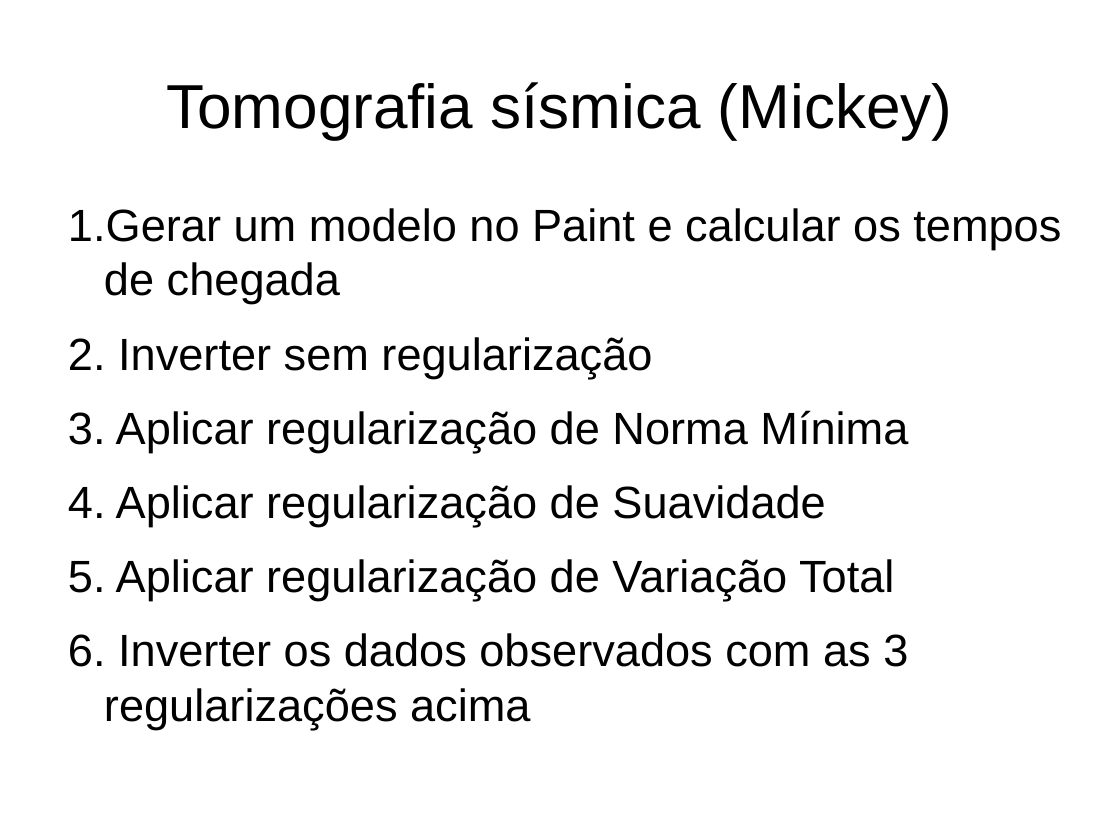
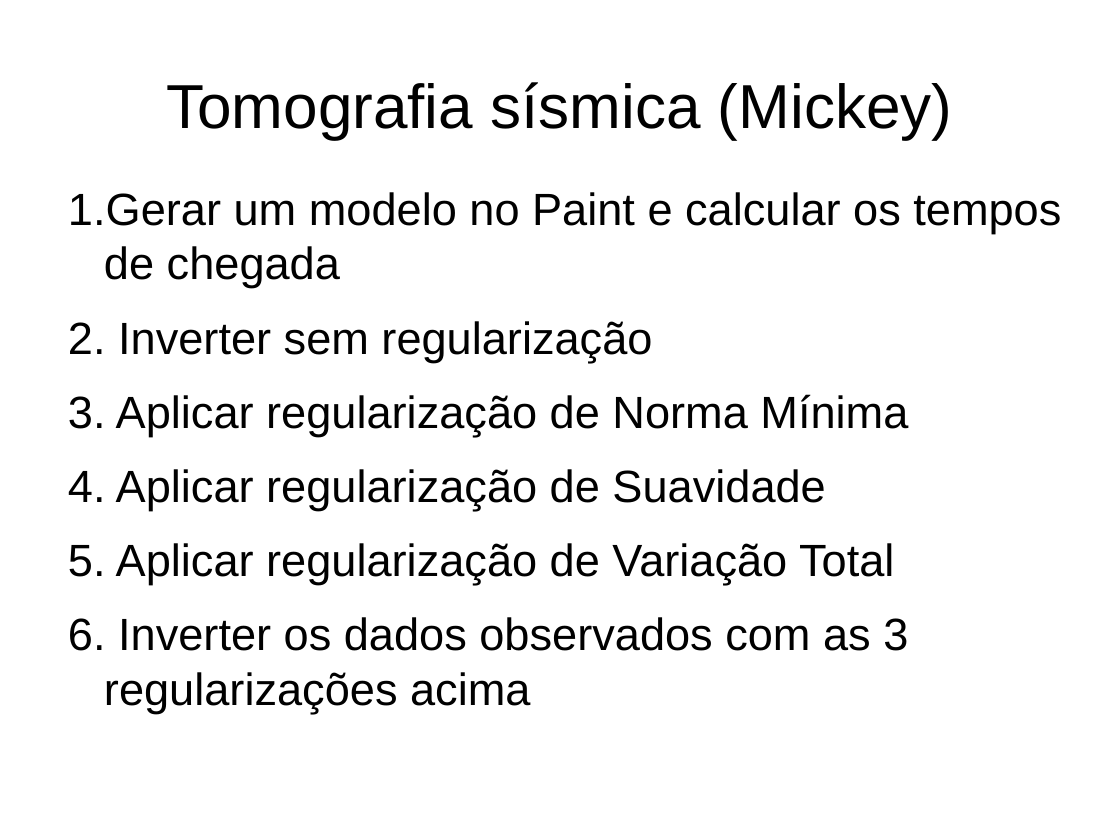
Before and after one commit to pinga-lab/inverse-problems-old, a slide deck: slide 4 of aulas/aula3/praticas/guia.odp. Drawn at 1120x840 pixels with LibreOffice and Linux fonts; fonts in the diff are those of the drawing. Boxes give left, top, right and bottom in pixels: in the first picture for what was removed or moved away, otherwise in the second. Text is boxed around its words. In the diff, an @@ line names an element or a change of style, - is before the commit and + after.

```diff
--- a/aulas/aula3/praticas/guia.odp
+++ b/aulas/aula3/praticas/guia.odp
@@ text "Gerar um modelo no Paint ...": place and size @@
-text "Gerar um modelo no Paint ..." at <box>68,208,1061,729</box>
+text "Gerar um modelo no Paint ..." at <box>68,192,1061,713</box>
```
Also in this commit, not shown: 1 other slide changed, 11 other files.
